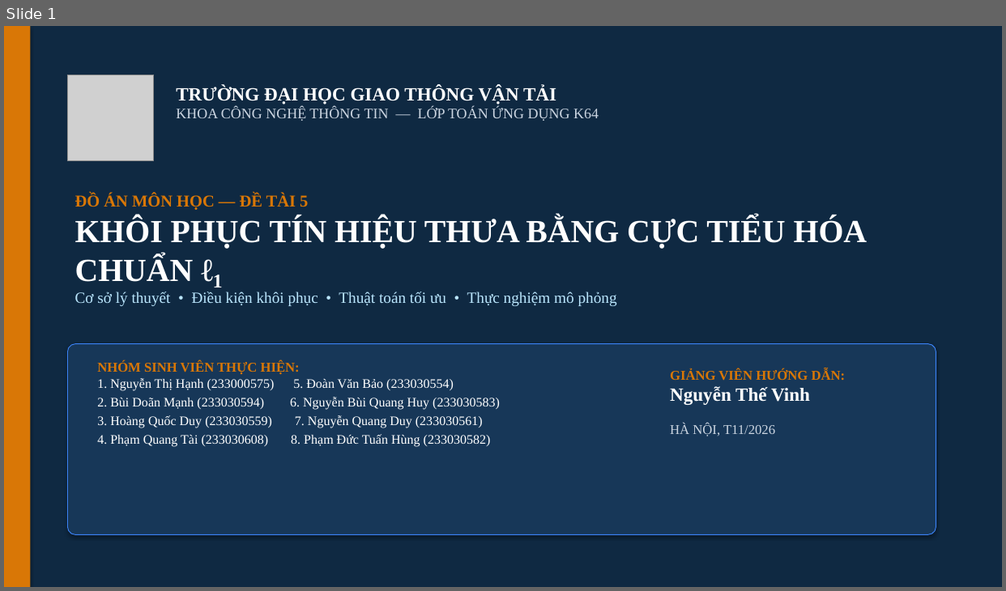
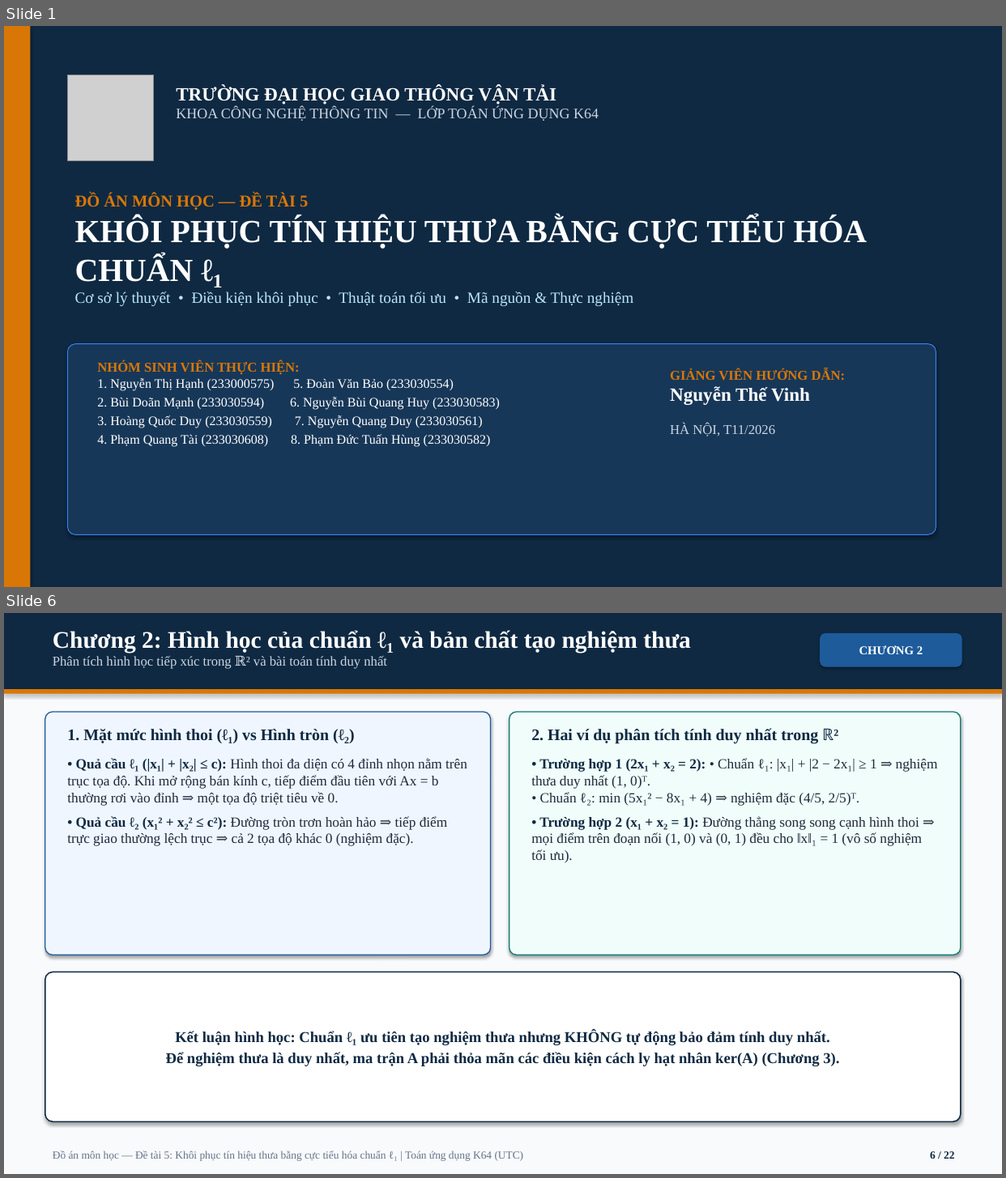
Before and after one commit to Daisme12/Do_an_mon, a slide deck: Thuyet_trinh_De_tai_5.pptx. Shown one above the other, each under a label of ours: slide 1 before the commit, slides 1 and 6 after it; the slides between them are not shown. The pictures are 1006x591 and 1006x1178 pixels, drawn with LibreOffice and Linux fonts; fonts in the diff are those of the drawing; grey boxes stand for pictures. Boxes give left, top, right and bottom in pixels: in the first picture for what was removed or moved away, otherwise in the second. Text is boxed around its words. In the diff, an @@ line names an element or a change of style, - is before the commit and + after.

Commit message:
Mở rộng slide thuyết trình lên 22 trang: đầy đủ công thức toán, code Python và toàn bộ kết quả thực nghiệm

```diff
--- a/Thuyet_trinh_De_tai_5.pptx
+++ b/Thuyet_trinh_De_tai_5.pptx
@@ slide 6 added at box(4, 613, 1002, 1174), background #F8FAFC @@
@@ rectangle added at box(4, 613, 1002, 689), fill #0F2942 @@
@@ text added at box(53, 630, 691, 669), 13 pt, text #CBD5E1 @@
+Chương 2: Hình học của chuẩn ℓ₁ và bản chất tạo nghiệm thưa
+Phân tích hình học tiếp xúc trong ℝ² và bài toán tính duy nhất
@@ rounded rectangle added at box(820, 633, 962, 667), fill #1D5B9B, 11.5 pt, text #FFFFFF, bold @@
+CHƯƠNG 2
@@ rectangle added at box(4, 689, 1002, 694), fill #D97706 @@
@@ rounded rectangle added at box(45, 712, 491, 955), fill #EFF6FF, outline #1D5B9B 1 pt @@
@@ text added at box(67, 729, 355, 743), 15.5 pt, text #0F2942, bold @@
+1. Mặt mức hình thoi (ℓ₁) vs Hình tròn (ℓ₂)
@@ rounded rectangle added at box(509, 712, 961, 955), fill #F0FDFA, outline #0D7A6F 1 pt @@
@@ text added at box(531, 728, 818, 744), 15.5 pt, text #0F2942, bold @@
+2. Hai ví dụ phân tích tính duy nhất trong ℝ²
@@ text added at box(67, 758, 467, 846), 13.5 pt, text #1E293B @@
+• Quả cầu ℓ₁ (|x₁| + |x₂| ≤ c): Hình thoi đa diện có 4 đỉnh nhọn nằm trên trục tọa độ. Khi mở rộng bán kính c, tiếp điểm đầu tiên với Ax = b thường rơi vào đỉnh ⇒ một tọa độ triệt tiêu về 0.
+• Quả cầu ℓ₂ (x₁² + x₂² ≤ c²): Đường tròn trơn hoàn hảo ⇒ tiếp điểm trực giao thường lệch trục ⇒ cả 2 tọa độ khác 0 (nghiệm đặc).
@@ text added at box(531, 758, 938, 863), 13.5 pt, text #1E293B @@
+• Trường hợp 1 (2x₁ + x₂ = 2): • Chuẩn ℓ₁: |x₁| + |2 − 2x₁| ≥ 1 ⇒ nghiệm thưa duy nhất (1, 0)ᵀ.
+• Chuẩn ℓ₂: min (5x₁² − 8x₁ + 4) ⇒ nghiệm đặc (4/5, 2/5)ᵀ.
+• Trường hợp 2 (x₁ + x₂ = 1): Đường thẳng song song cạnh hình thoi ⇒ mọi điểm trên đoạn nối (1, 0) và (0, 1) đều cho ‖x‖₁ = 1 (vô số nghiệm tối ưu).
@@ rounded rectangle added at box(45, 973, 961, 1122), fill #FFFFFF, outline #0F2942 1.2 pt, 14.5 pt, text #0F2942, bold @@
+Kết luận hình học: Chuẩn ℓ₁ ưu tiên tạo nghiệm thưa nhưng KHÔNG tự động bảo đảm tính duy nhất.
+Để nghiệm thưa là duy nhất, ma trận A phải thỏa mãn các điều kiện cách ly hạt nhân ker(A) (Chương 3).
@@ text added at box(53, 1151, 524, 1161), 10.5 pt, text #64748B @@
+Đồ án môn học — Đề tài 5: Khôi phục tín hiệu thưa bằng cực tiểu hóa chuẩn ℓ₁ | Toán ứng dụng K64 (UTC)
@@ text added at box(930, 1152, 954, 1159), 10.5 pt, text #0F2942, bold @@
+6 / 22
@@ slide 1 changed as well @@
@@ text at box(75, 292, 634, 306): text changed @@
-Cơ sở lý thuyết • Điều kiện khôi phục • Thuật toán tối ưu • Thực nghiệm mô phỏng
+Cơ sở lý thuyết • Điều kiện khôi phục • Thuật toán tối ưu • Mã nguồn & Thực nghiệm
```
Also in this commit, not shown: 6 other slides changed, 14 other slides added, 5 slides removed.
